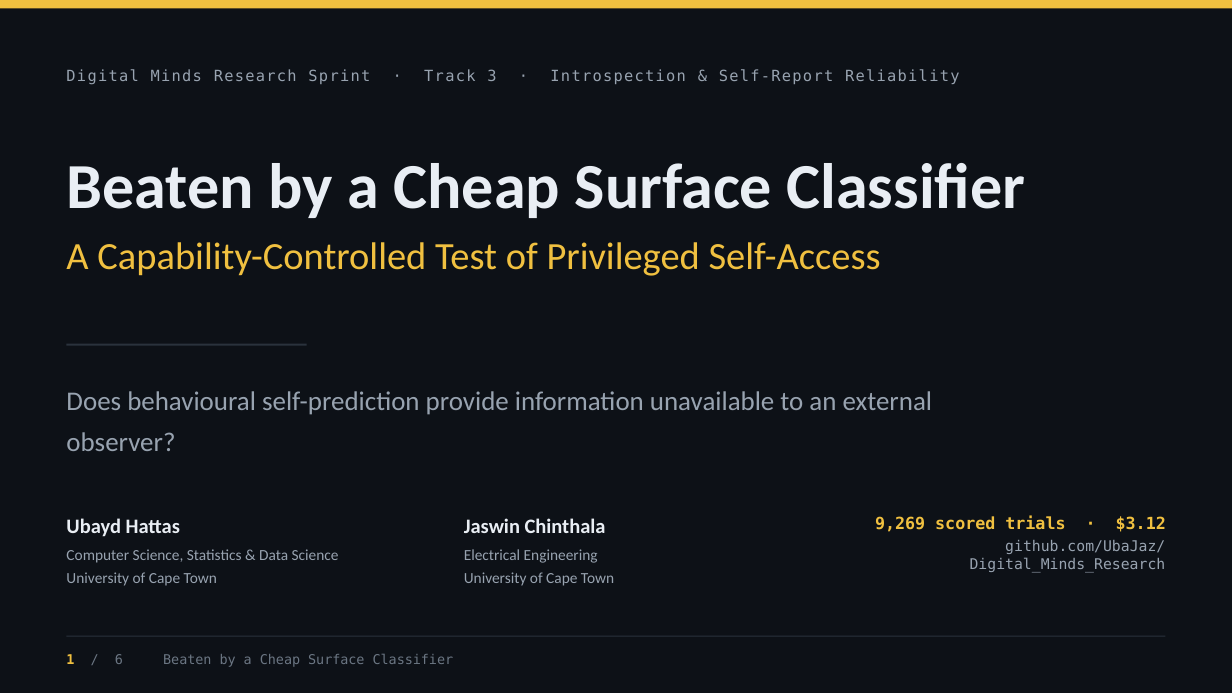
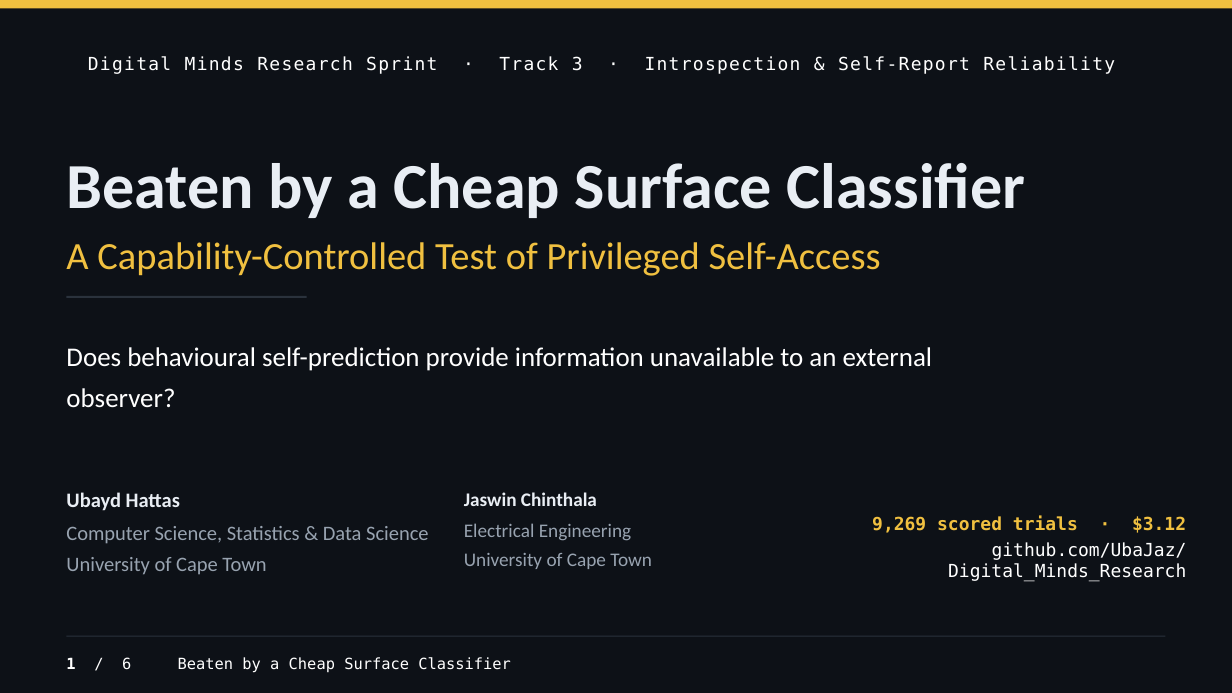
Before and after one commit to UbaJaz/Digital_Minds_Research, a slide deck: slide 1 of Digital_Minds_Track3_Slides.pptx. Drawn at 1232x693 pixels with LibreOffice and Linux fonts; fonts in the diff are those of the drawing. Boxes give left, top, right and bottom in pixels: in the first picture for what was removed or moved away, otherwise in the second. Text is boxed around its words. In the diff, an @@ line names an element or a change of style, - is before the commit and + after.

Commit message:
Digital Minds submission completed and final repository update

```diff
--- a/Digital_Minds_Track3_Slides.pptx
+++ b/Digital_Minds_Track3_Slides.pptx
@@ text "Digital Minds Research Sprint · ...": place and size @@
-text "Digital Minds Research Sprint · ..." at (66,69,959,84)
+text "Digital Minds Research Sprint · ..." at (88,56,1115,74)
@@ text "Digital Minds Research Sprint · ..." at (88,56,1115,74): size 12 to 14 pt, text colour #98A3B0 to #FFFFFF @@
@@ rectangle: place and size @@
-rectangle at (67,344,307,346)
+rectangle at (67,296,307,298)
@@ text "Does behavioural self-prediction provide information ...": place and size @@
-text "Does behavioural self-prediction provide information ..." at (66,391,932,451)
+text "Does behavioural self-prediction provide information ..." at (66,347,932,408)
@@ text "Does behavioural self-prediction provide information ..." at (66,347,932,408): text colour #98A3B0 to #FFFFFF @@
@@ text "Ubayd Hattas": place and size @@
-text "Ubayd Hattas" at (66,518,339,586)
+text "Ubayd Hattas" at (66,492,429,575)
@@ text "Jaswin Chinthala": place and size @@
-text "Jaswin Chinthala" at (464,518,614,586)
+text "Jaswin Chinthala" at (464,492,652,569)
@@ text "Jaswin Chinthala" at (464,492,652,569): size 16 to 15 pt in "Jaswin Chinthala"; size 12 to 15 pt in "Electrical Engineering", "University of Cape Town" @@
@@ text at (66,526,429,575): size 12 to 16 pt in "Computer Science, Statistics & Data Science", "University of Cape Town" @@
@@ text "9,269 scored trials · $3.12" at (872,516,1187,582): size 13 to 14 pt in "9,269 scored trials · $3.12"; size 11.5 to 14 pt, text colour #98A3B0 to #FFFFFF in "github.com/UbaJaz/Digital_Minds_Research" @@
@@ text "1 / 6 Beaten by ..." at (66,657,511,673): size 10.5 to 12 pt, text colour #6B7683 to #FFFFFF; text colour #F0C040 to #FFFFFF in "1" @@
```
Also in this commit, not shown: 5 other slides changed, 2 other files.
